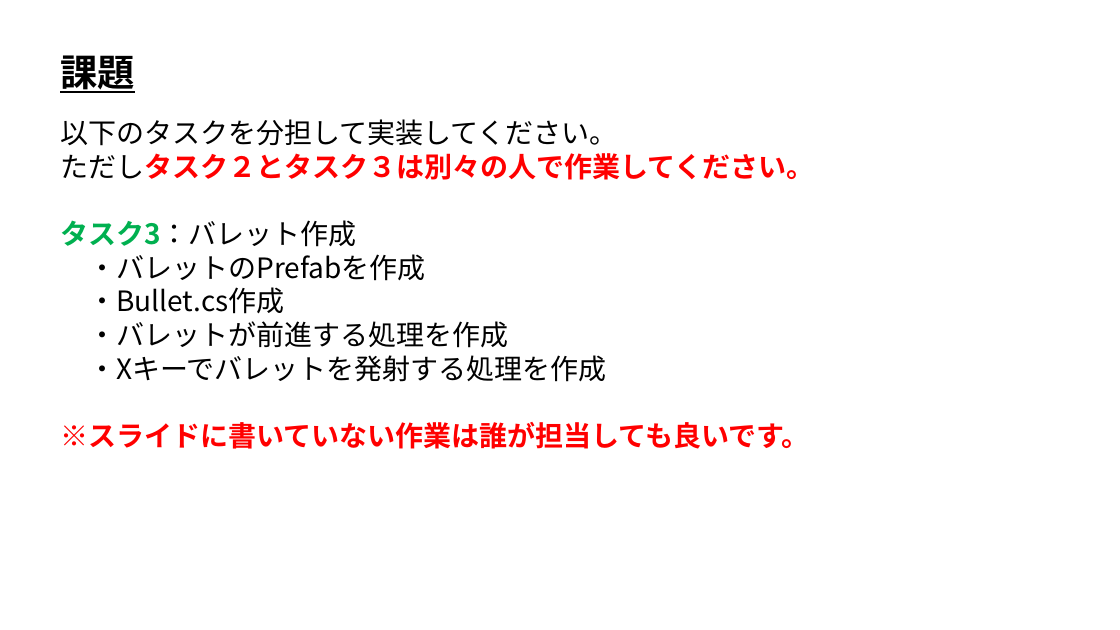
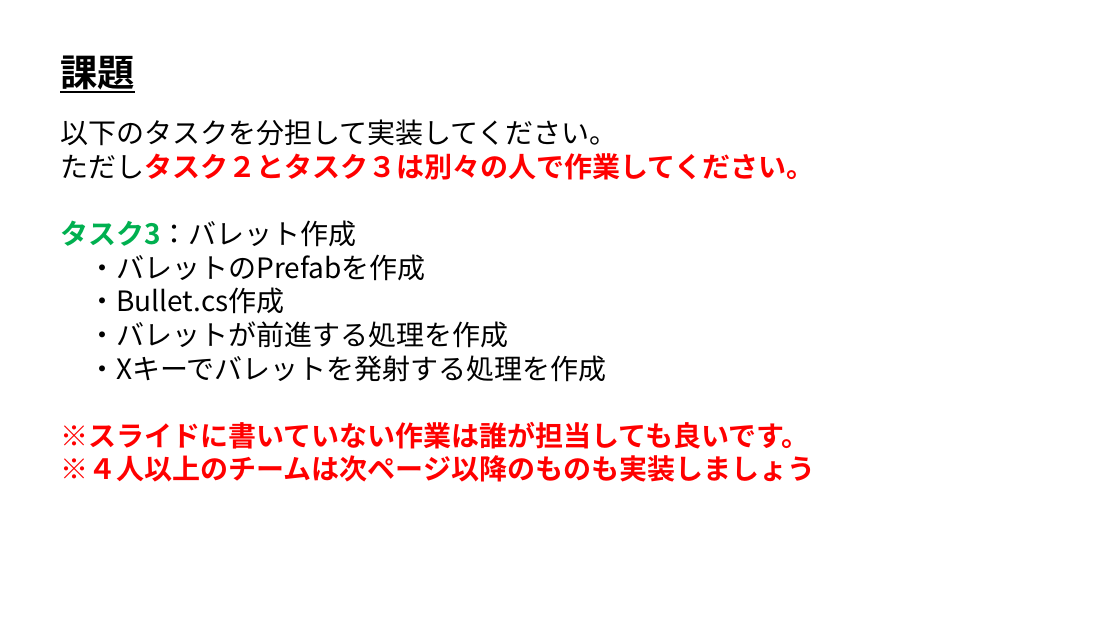
Before and after one commit to ArakiYusuke-Ohara/Textbook, a slide deck: slide 3 of ゲーム科2年/00_前期/ゲームエンジンⅢ/バージョン管理/09_ここまでの課題.pptx. Drawn at 1120x630 pixels with LibreOffice and Linux fonts; fonts in the diff are those of the drawing. Boxes give left, top, right and bottom in pixels: in the first picture for what was removed or moved away, otherwise in the second. Text is boxed around its words. In the diff, an @@ line names an element or a change of style, - is before the commit and + after.

```diff
--- a/ゲーム科2年/00_前期/ゲームエンジンⅢ/バージョン管理/09_ここまでの課題.pptx
+++ b/ゲーム科2年/00_前期/ゲームエンジンⅢ/バージョン管理/09_ここまでの課題.pptx
@@ text at bbox=[60, 455, 815, 482]: paragraph added @@
+※４人以上のチームは次ページ以降のものも実装しましょう
```
Also in this commit, not shown: 1 other file.
